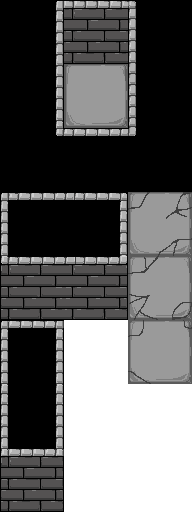
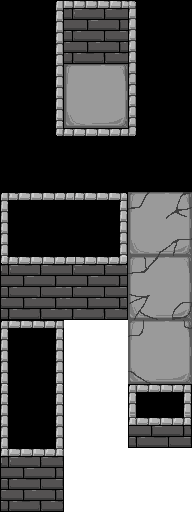
Two versions of the same layered image (192px x 512px). Layer-by-layer changes:
renamed "레이어 4 사본" to "레이어 8", painted on it over box(128, 384, 192, 448)
